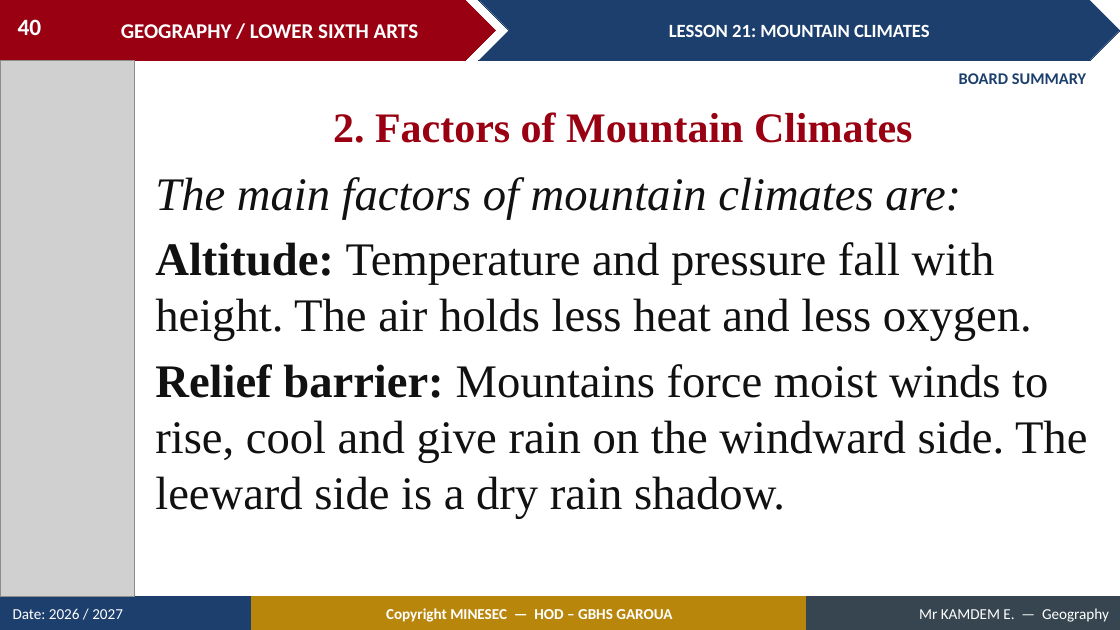
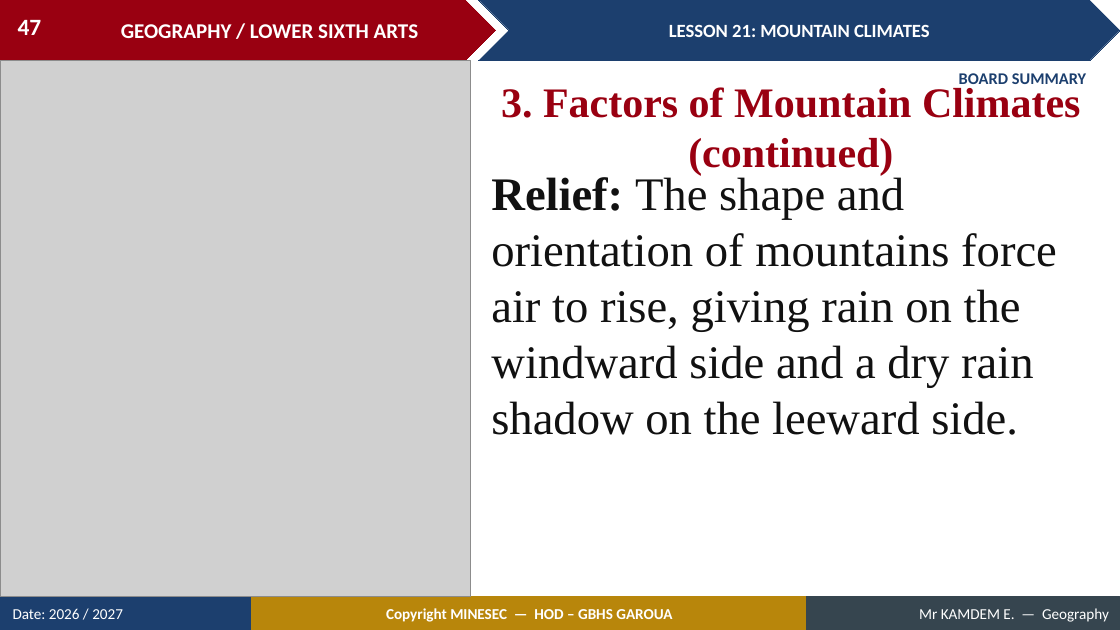
Before and after one commit to Berthautk/linea-github, a slide deck: slide 47 of lecons/LSA/Climatology/04_LSA_CLIM_L21_Mountain_Climates.pptx (slide 40 before the commit). Drawn at 1120x630 pixels with LibreOffice and Linux fonts; fonts in the diff are those of the drawing; grey boxes stand for pictures. Boxes give left, top, right and bottom in pixels: in the first picture for what was removed or moved away, otherwise in the second. Text is boxed around its words. In the diff, an @@ line names an element or a change of style, - is before the commit and + after.

```diff
--- a/lecons/LSA/Climatology/04_LSA_CLIM_L21_Mountain_Climates.pptx
+++ b/lecons/LSA/Climatology/04_LSA_CLIM_L21_Mountain_Climates.pptx
@@ page number at <box>18,20,42,35</box>: text changed @@
-40
+47
@@ picture: place and size @@
-picture at <box>0,60,134,597</box>
+picture at <box>0,60,471,597</box>
@@ text at <box>501,87,1081,176</box>: text changed @@
-2. Factors of Mountain Climates
+3. Factors of Mountain Climates (continued)
@@ text at <box>491,174,1057,435</box>: text changed @@
-The main factors of mountain climates are:
-Altitude: Temperature and pressure fall with height. The air holds less heat and less oxygen.
-Relief barrier: Mountains force moist winds to rise, cool and give rain on the windward side. The leeward side is a dry rain shadow.
+Relief: The shape and orientation of mountains force air to rise, giving rain on the windward side and a dry rain shadow on the leeward side.
```
Also in this commit, not shown: 37 other slides changed, 18 slides added, 9 slides removed, 21 other files.
